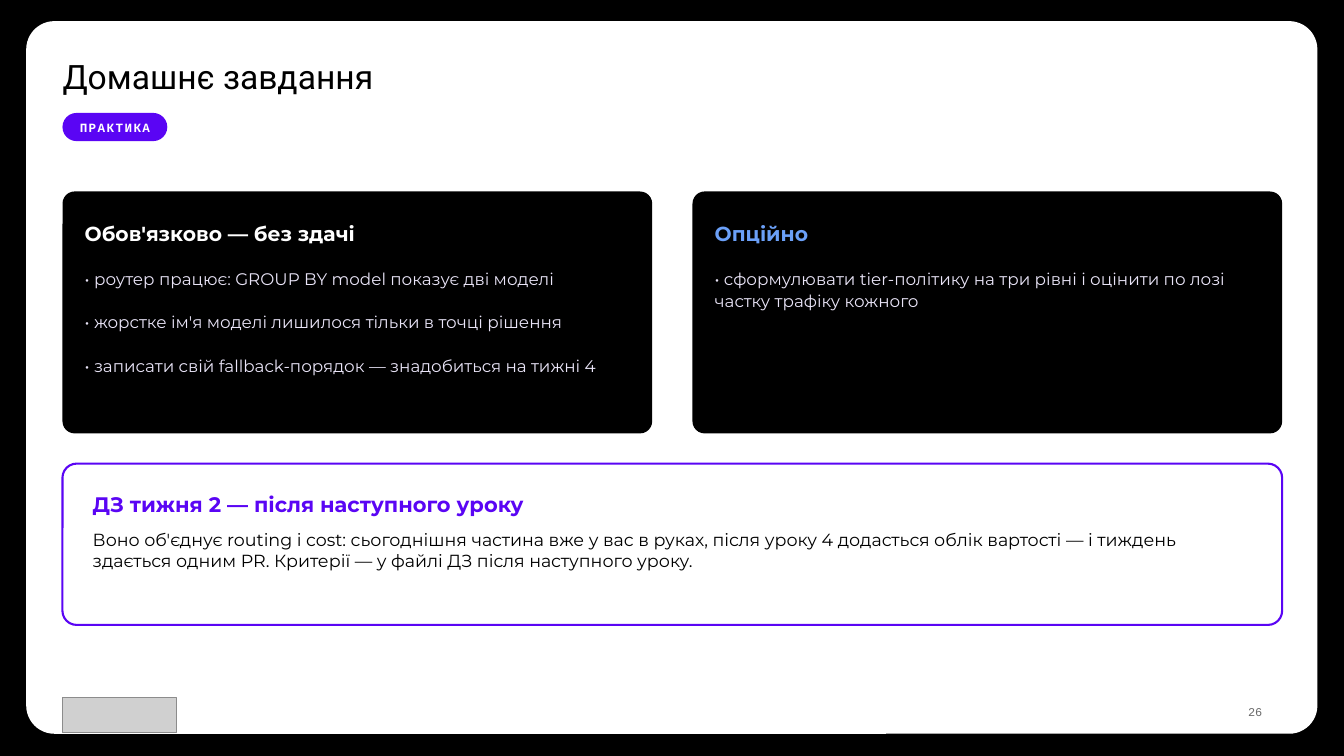
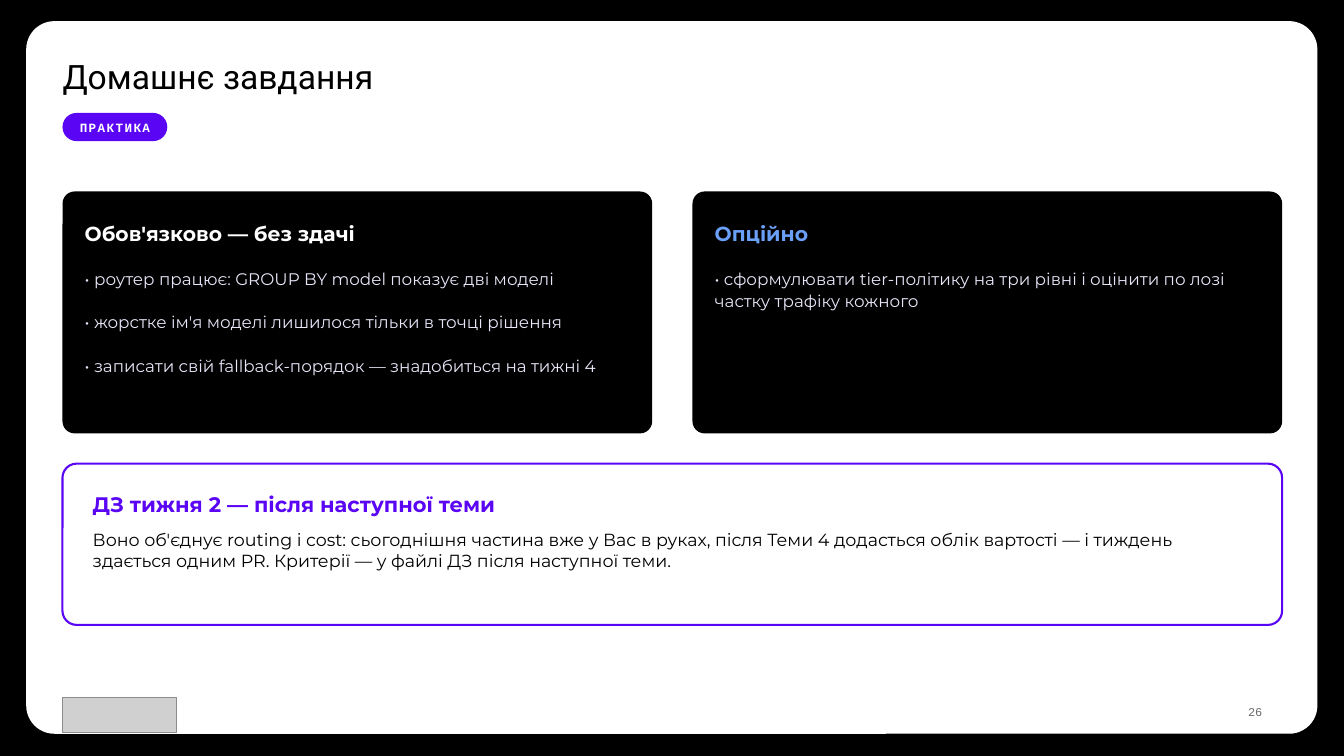
Before and after one commit to TarasFedorenkoFTV/llmops-bootcamp, a slide deck: slide 26 of docs/decks/L03.pptx. Drawn at 1344x756 pixels with LibreOffice and Linux fonts; fonts in the diff are those of the drawing; grey boxes stand for pictures; background and template pictures are left out. Boxes give left, top, right and bottom in pixels: in the first picture for what was removed or moved away, otherwise in the second. Text is boxed around its words. In the diff, an @@ line names an element or a change of style, - is before the commit and + after.

```diff
--- a/docs/decks/L03.pptx
+++ b/docs/decks/L03.pptx
@@ text at (93,495,495,517): text changed @@
-ДЗ тижня 2 — після наступного уроку
+ДЗ тижня 2 — після наступної теми
@@ text at (93,533,1173,571): text changed @@
-Воно об'єднує routing і cost: сьогоднішня частина вже у вас в руках, після уроку 4 додасться облік вартості — і тиждень здається одним PR. Критерії — у файлі ДЗ після наступного уроку.
+Воно об'єднує routing і cost: сьогоднішня частина вже у Вас в руках, після Теми 4 додасться облік вартості — і тиждень здається одним PR. Критерії — у файлі ДЗ після наступної теми.
```
Also in this commit, not shown: 23 other slides changed, 50 other files.
